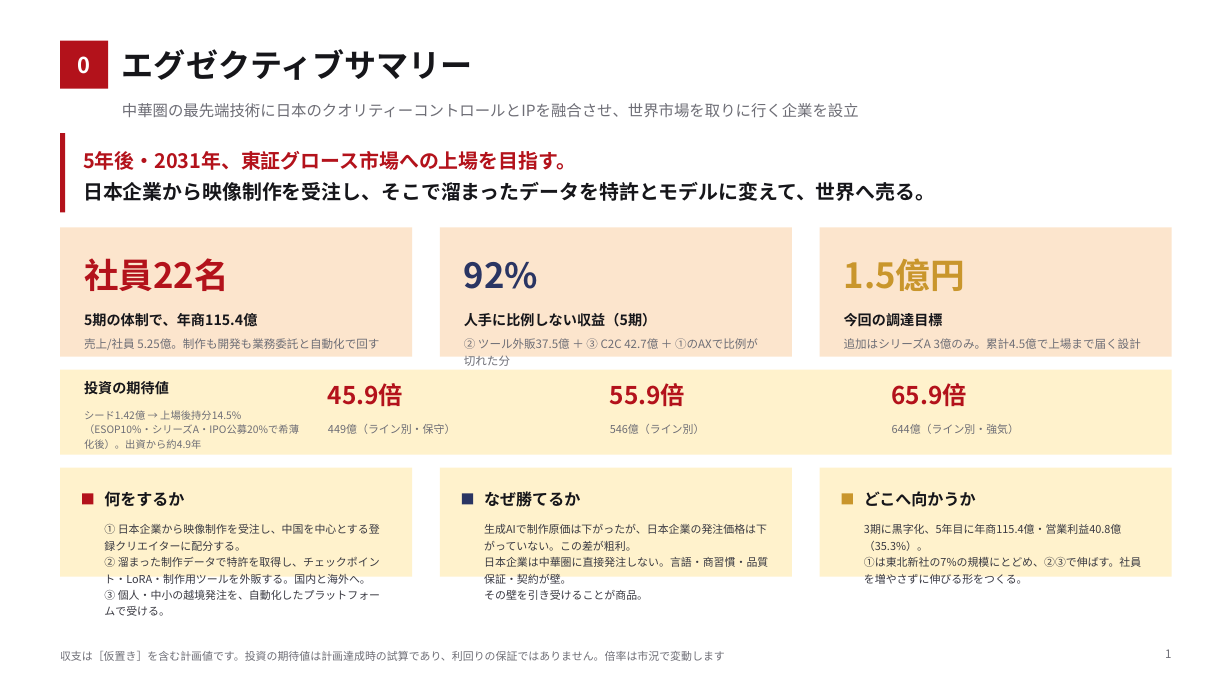
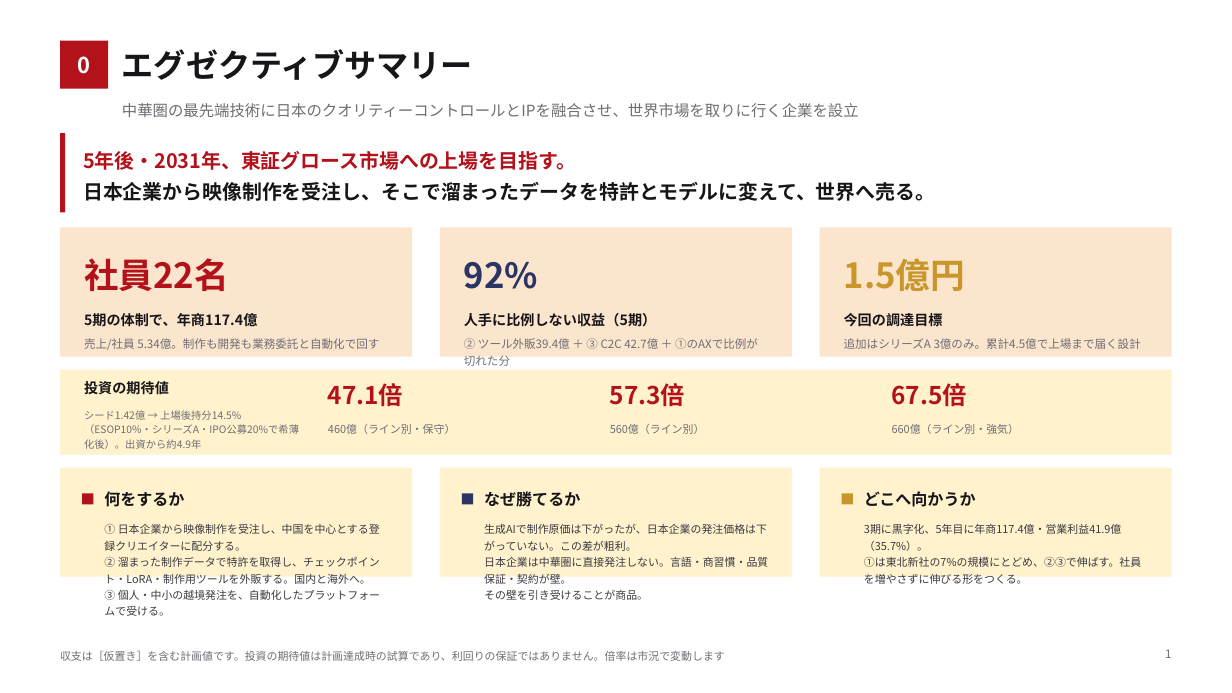
Before and after one commit to bpn333333/test, a slide deck: slide 2 of 投資家向け企画書 Ver0.8.pptx. Drawn at 1232x693 pixels with LibreOffice and Linux fonts; fonts in the diff are those of the drawing. Boxes give left, top, right and bottom in pixels: in the first picture for what was removed or moved away, otherwise in the second. Text is boxed around its words. In the diff, an @@ line names an element or a change of style, - is before the commit and + after.

```diff
--- a/投資家向け企画書 Ver0.8.pptx
+++ b/投資家向け企画書 Ver0.8.pptx
@@ text at box(84, 313, 257, 327): text changed @@
-5期の体制で、年商115.4億
+5期の体制で、年商117.4億
@@ text at box(84, 338, 379, 350): text changed @@
-売上/社員 5.25億。制作も開発も業務委託と自動化で回す
+売上/社員 5.34億。制作も開発も業務委託と自動化で回す
@@ text at box(464, 338, 658, 349): text changed @@
-② ツール外販37.5億 ＋ ③ C2C 42.7億 ＋ ①のAXで比例が切れた分
+② ツール外販39.4億 ＋ ③ C2C 42.7億 ＋ ①のAXで比例が切れた分
@@ text at box(328, 383, 403, 406): text changed @@
-45.9倍
+47.1倍
@@ text at box(610, 383, 685, 406): text changed @@
-55.9倍
+57.3倍
@@ text at box(892, 383, 967, 406): text changed @@
-65.9倍
+67.5倍
@@ text at box(328, 424, 455, 434): text changed @@
-449億（ライン別・保守）
+460億（ライン別・保守）
@@ text at box(610, 424, 705, 434): text changed @@
-546億（ライン別）
+560億（ライン別）
@@ text at box(892, 424, 1019, 434): text changed @@
-644億（ライン別・強気）
+660億（ライン別・強気）
@@ text at box(864, 524, 1121, 551): text changed @@
-3期に黒字化、5年目に年商115.4億・営業利益40.8億（35.3%）。
+3期に黒字化、5年目に年商117.4億・営業利益41.9億（35.7%）。
```
Also in this commit, not shown: 10 other slides changed, 10 other files.
